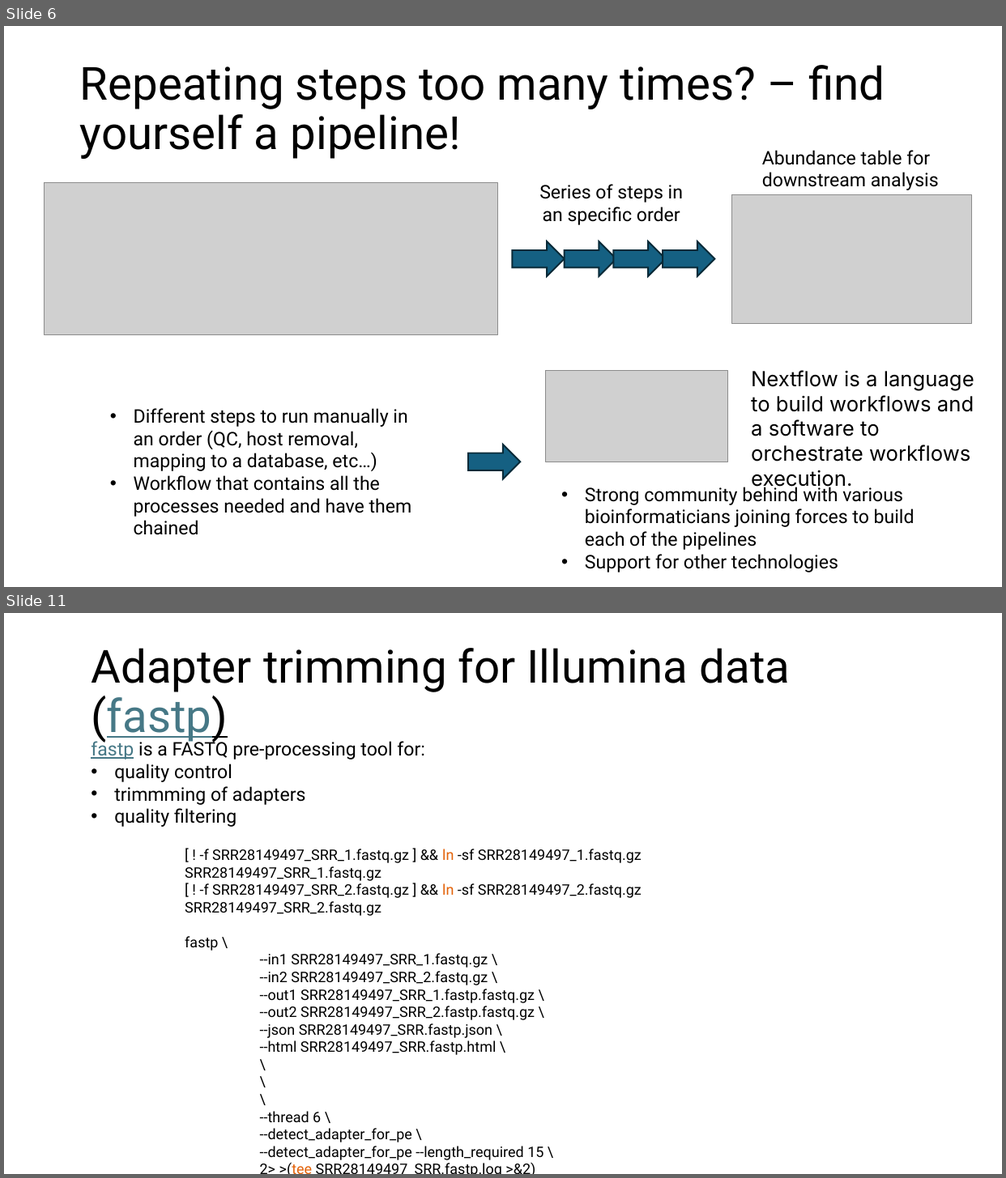
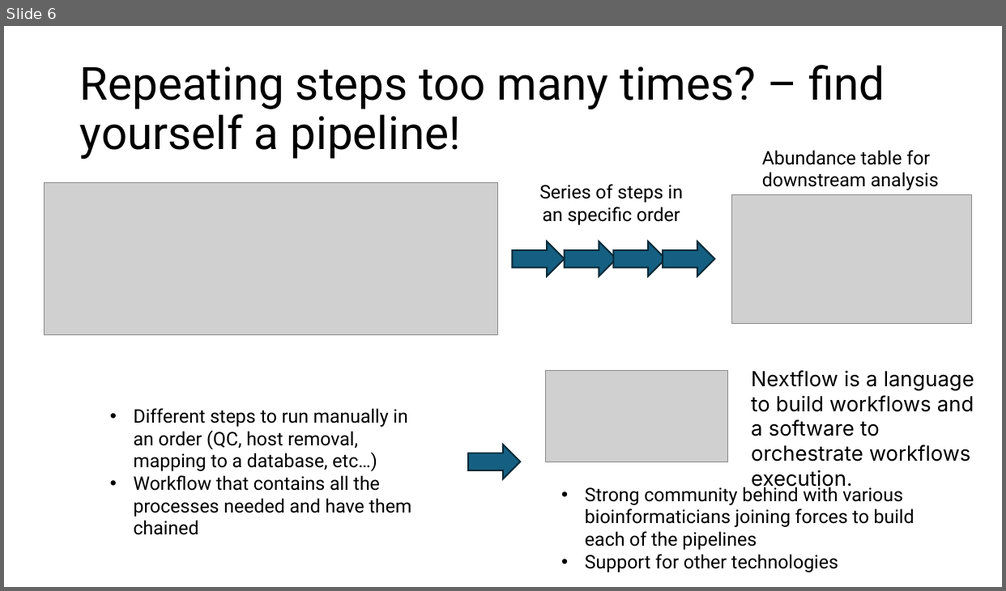
Before and after one commit to biosustain/dsp_metagenomics_training, a slide deck: course_contents/DataProcessing_taxprofiler.pptx. Shown one above the other, each under a label of ours: slides 6 and 11 before the commit, slide 6 after it; the slides between them are not shown. The pictures are 1006x1178 and 1006x591 pixels, drawn with LibreOffice and Linux fonts; fonts in the diff are those of the drawing; grey boxes stand for pictures. Boxes give left, top, right and bottom in pixels: in the first picture for what was removed or moved away, otherwise in the second. Text is boxed around its words. In the diff, an @@ line names an element or a change of style, - is before the commit and + after.

Commit message:
Updated DataProcessing_taxprofiler pptx and pdf

```diff
--- a/course_contents/DataProcessing_taxprofiler.pptx
+++ b/course_contents/DataProcessing_taxprofiler.pptx
@@ slide 11 removed at (4,613,1002,1174), background #FFFFFF @@
@@ title removed at (91,648,791,743) @@
-Adapter trimming for Illumina data (fastp)
@@ text removed at (91,739,425,827) @@
-fastp is a FASTQ pre-processing tool for:
-• quality control
-• trimmming of adapters
-• quality filtering
@@ text removed at (185,849,641,1161) @@
-[ ! -f SRR28149497_SRR_1.fastq.gz ] && ln -sf SRR28149497_1.fastq.gz SRR28149497_SRR_1.fastq.gz
-[ ! -f SRR28149497_SRR_2.fastq.gz ] && ln -sf SRR28149497_2.fastq.gz SRR28149497_SRR_2.fastq.gz
-fastp \
---in1 SRR28149497_SRR_1.fastq.gz \
---in2 SRR28149497_SRR_2.fastq.gz \
---out1 SRR28149497_SRR_1.fastp.fastq.gz \
---out2 SRR28149497_SRR_2.fastp.fastq.gz \
---json SRR28149497_SRR.fastp.json \
---html SRR28149497_SRR.fastp.html \
-\
-\
-\
---thread 6 \
---detect_adapter_for_pe \
---detect_adapter_for_pe --length_required 15 \
-2> >(tee SRR28149497_SRR.fastp.log >&2)
```
Also in this commit, not shown: 4 slides changed, 3 other slides removed, 2 other files.
